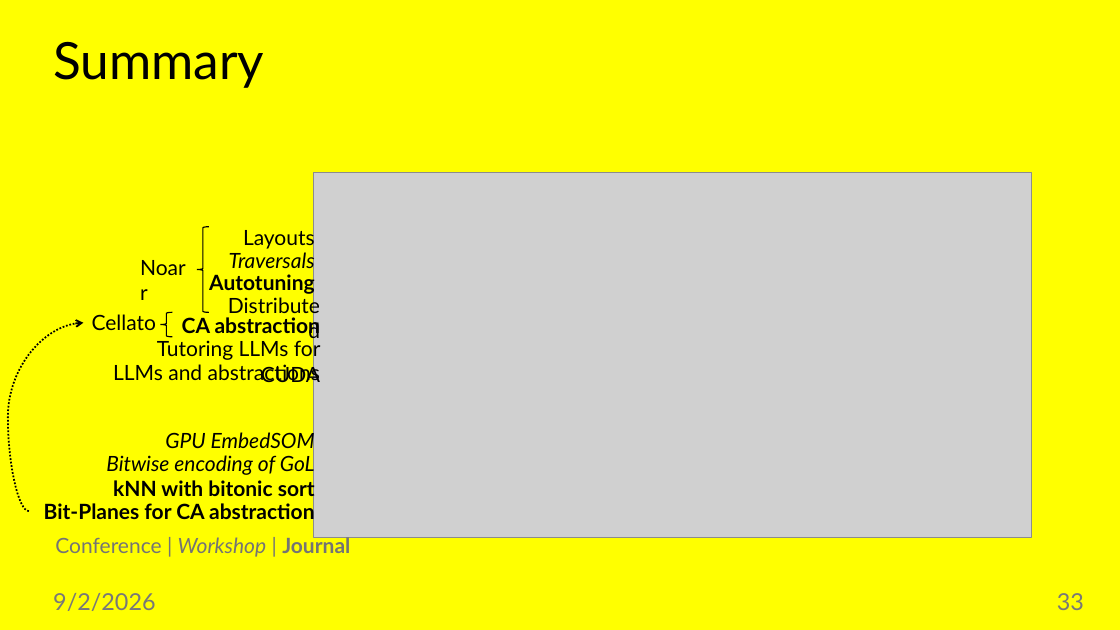
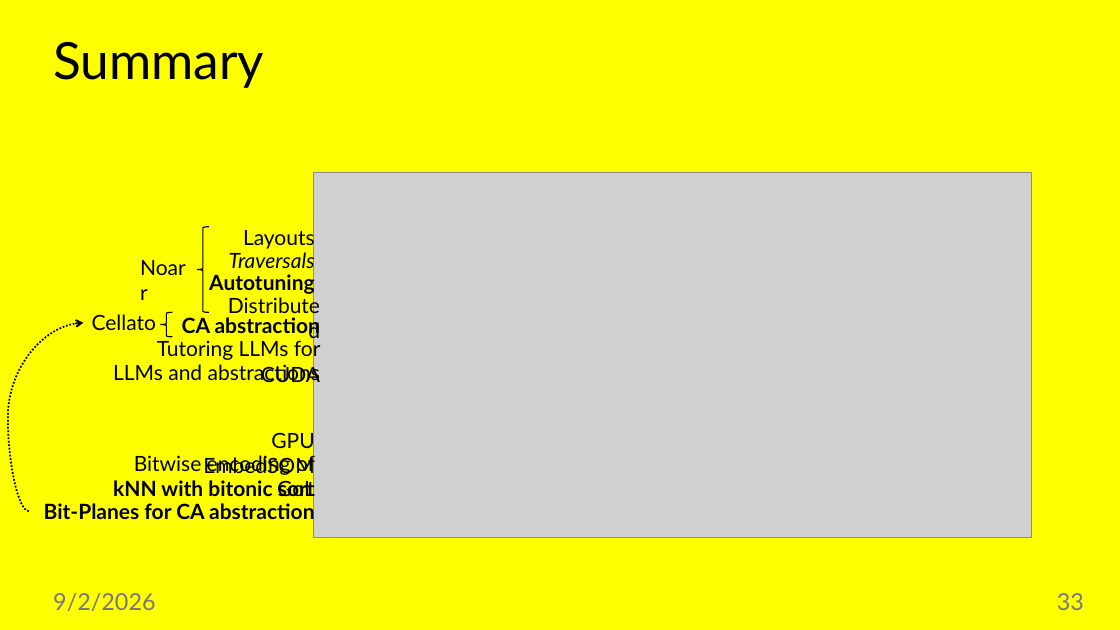
Before and after one commit to jiriklepl/phd-thesis, a slide deck: slide 33 of slides/Optimizing Memory Layouts and Traversal Orders in High-Performance Computing.pptx. Drawn at 1120x630 pixels with LibreOffice and Linux fonts; fonts in the diff are those of the drawing; grey boxes stand for pictures. Boxes give left, top, right and bottom in pixels: in the first picture for what was removed or moved away, otherwise in the second. Text is boxed around its words. In the diff, an @@ line names an element or a change of style, - is before the commit and + after.

Commit message:
WIP

```diff
--- a/slides/Optimizing Memory Layouts and Traversal Orders in High-Performance Computing.pptx
+++ b/slides/Optimizing Memory Layouts and Traversal Orders in High-Performance Computing.pptx
@@ text "Bitwise encoding of GoL" at box(134, 453, 315, 501): italic off @@
@@ text "GPU EmbedSOM" at box(203, 429, 314, 477): italic off @@
@@ text removed at box(55, 535, 350, 557) @@
-Conference | Workshop | Journal
```
